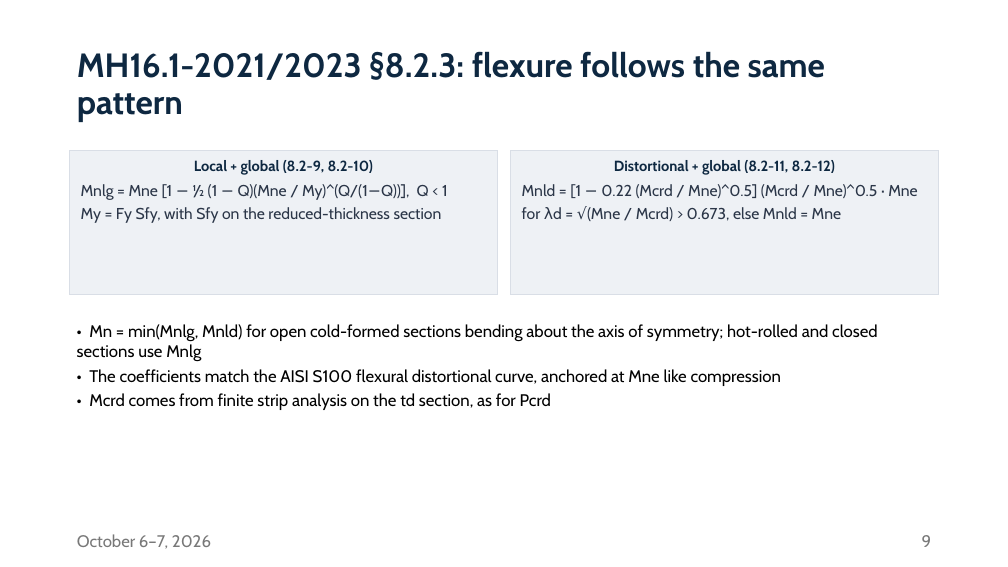
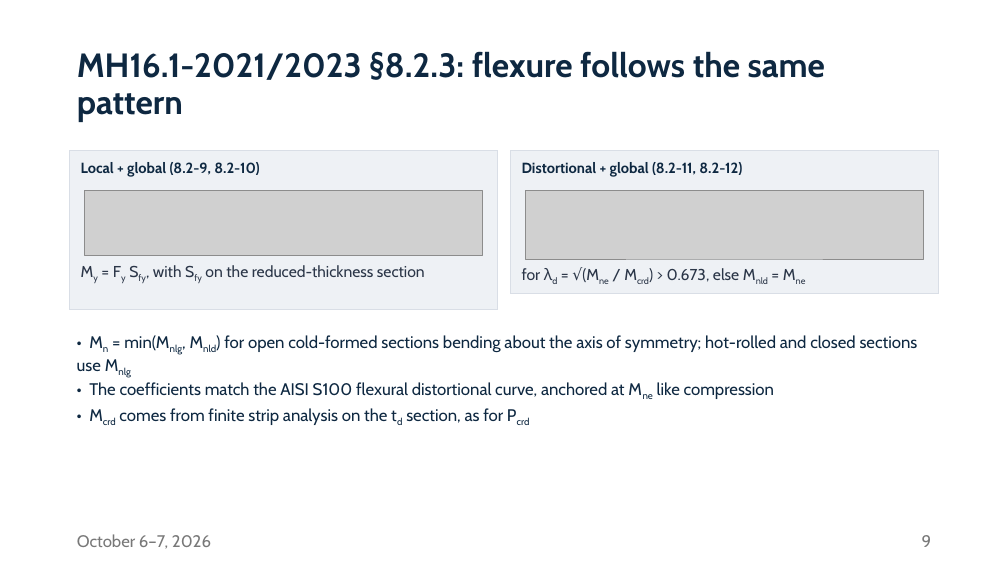
Before and after one commit to runtosolve/ICCFSS2026_MoenRackStandards, a slide deck: slide 9 of Moen_ICCFSS_2026_rack_standards.pptx. Drawn at 1008x567 pixels with LibreOffice and Linux fonts; fonts in the diff are those of the drawing; grey boxes stand for pictures. Boxes give left, top, right and bottom in pixels: in the first picture for what was removed or moved away, otherwise in the second. Text is boxed around its words. In the diff, an @@ line names an element or a change of style, - is before the commit and + after.

```diff
--- a/Moen_ICCFSS_2026_rack_standards.pptx
+++ b/Moen_ICCFSS_2026_rack_standards.pptx
@@ rectangle: place and size @@
-rectangle at bbox=[70, 151, 498, 295]
+rectangle at bbox=[70, 151, 498, 309]
@@ text in rectangle at bbox=[81, 160, 448, 223]: text removed @@
-Local + global (8.2-9, 8.2-10)
-Mnlg = Mne [1 − ½ (1 − Q)(Mne / My)^(Q/(1−Q))], Q < 1
-My = Fy Sfy, with Sfy on the reduced-thickness section
@@ text added at bbox=[81, 162, 259, 177], 14 pt, text #0E2841, bold @@
+Local + global (8.2-9, 8.2-10)
@@ text in rectangle at bbox=[522, 160, 917, 221]: text removed @@
-Distortional + global (8.2-11, 8.2-12)
-Mnld = [1 − 0.22 (Mcrd / Mne)^0.5] (Mcrd / Mne)^0.5 · Mne
-for λd = √(Mne / Mcrd) > 0.673, else Mnld = Mne
@@ text added at bbox=[522, 162, 742, 177], 14 pt, text #0E2841, bold @@
+Distortional + global (8.2-11, 8.2-12)
@@ picture added at bbox=[85, 191, 483, 256] @@
@@ picture added at bbox=[526, 191, 924, 259] @@
@@ text added at bbox=[138, 265, 425, 283], 15 pt, text #2B3648 @@
+My = Fy Sfy, with Sfy on the reduced-thickness section
@@ text added at bbox=[522, 268, 739, 282], 15 pt, text #2B3648 @@
+for λd = √(Mne / Mcrd) > 0.673, else Mnld = Mne
@@ text at bbox=[77, 324, 878, 362]: paragraph removed @@
-• Mn = min(Mnlg, Mnld) for open cold-formed sections bending about the axis of symmetry; hot-rolled and closed sections use Mnlg
@@ text added at bbox=[77, 335, 918, 371], 16 pt, text #0E2841 @@
+• Mn = min(Mnlg, Mnld) for open cold-formed sections bending about the axis of symmetry; hot-rolled and closed sections use Mnlg
@@ text "• The coefficients match the ...": place and size @@
-text "• The coefficients match the ..." at bbox=[77, 324, 878, 410]
+text "• The coefficients match the ..." at bbox=[89, 382, 774, 399]
@@ text "• The coefficients match the ..." at bbox=[89, 382, 774, 399]: text colour #000000 to #0E2841; now subscript in "Mne"; less space between paragraphs @@
@@ text at bbox=[89, 393, 551, 410]: paragraph removed @@
-• Mcrd comes from finite strip analysis on the td section, as for Pcrd
@@ text added at bbox=[119, 408, 503, 425], 16 pt, text #0E2841 @@
+• Mcrd comes from finite strip analysis on the td section, as for Pcrd
```
Also in this commit, not shown: 7 other slides changed, 13 other files.
